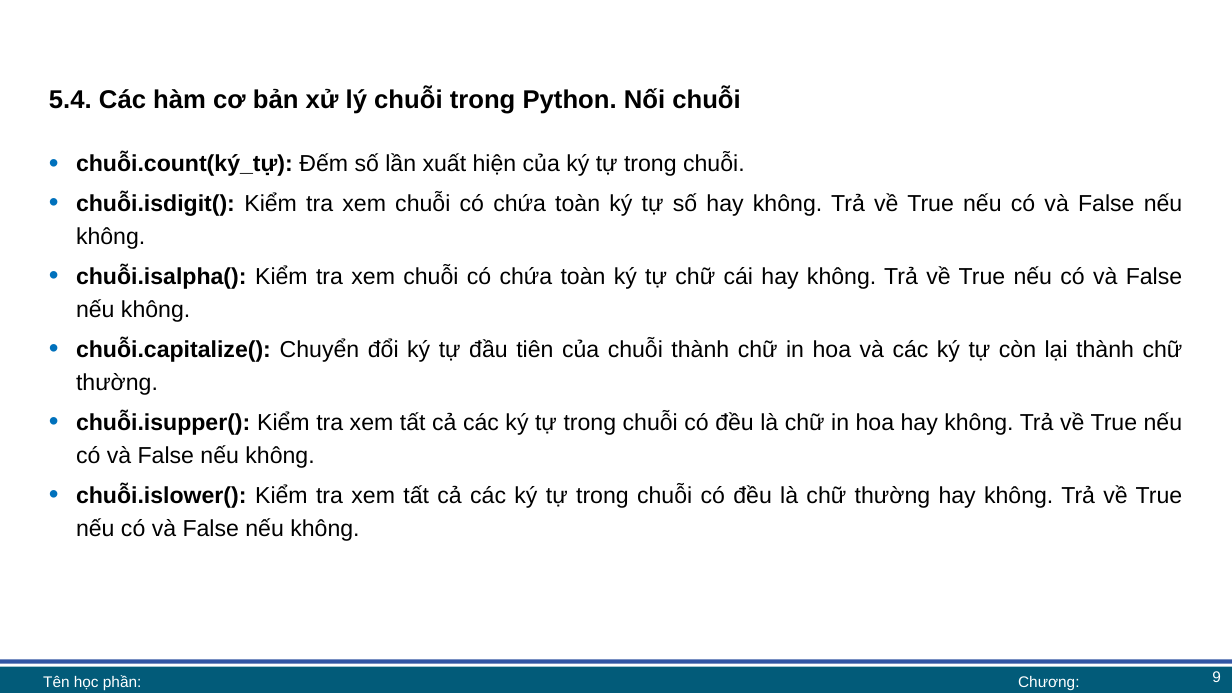
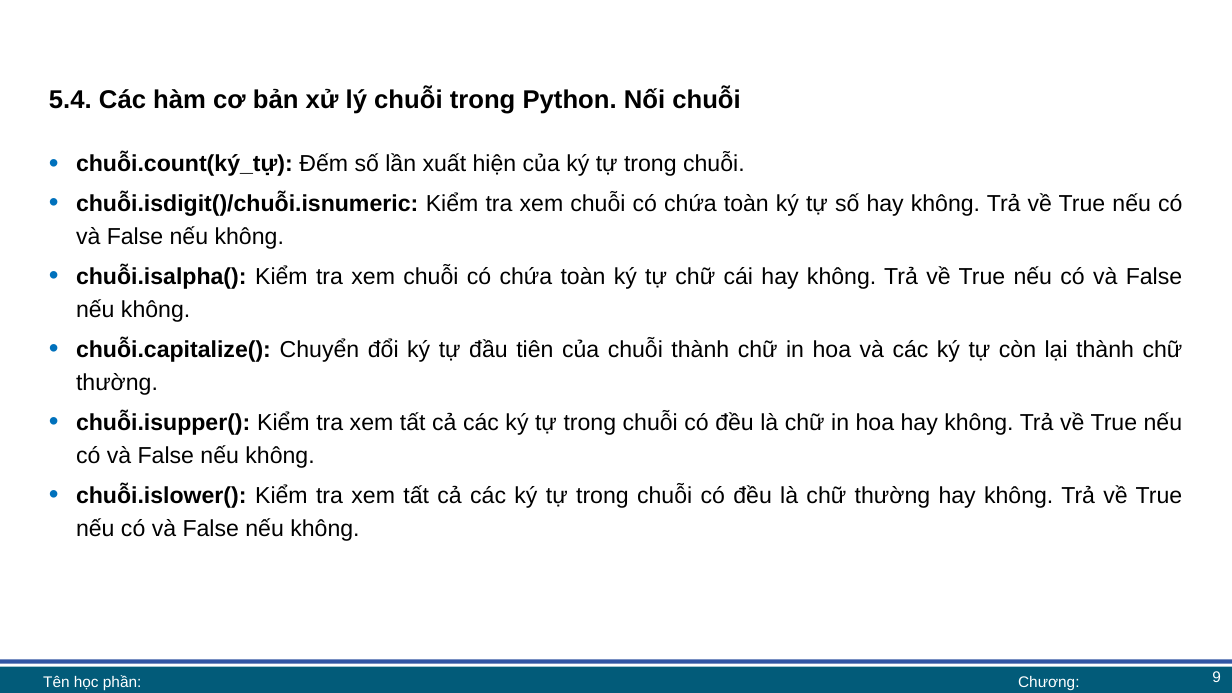
Before and after one commit to lhaaaaa/17A2-Ca-sang, a slide deck: slide 9 of Lab 5/Lab 5 bài giảng.pptx. Drawn at 1232x693 pixels with LibreOffice and Linux fonts; fonts in the diff are those of the drawing; background and template pictures are left out. Boxes give left, top, right and bottom in pixels: in the first picture for what was removed or moved away, otherwise in the second. Text is boxed around its words. In the diff, an @@ line names an element or a change of style, - is before the commit and + after.

```diff
--- a/Lab 5/Lab 5 bài giảng.pptx
+++ b/Lab 5/Lab 5 bài giảng.pptx
@@ text at box(76, 193, 1182, 249): text changed @@
-• chuỗi.isdigit(): Kiểm tra xem chuỗi có chứa toàn ký tự số hay không. Trả về True nếu có và False nếu không.
+• chuỗi.isdigit()/chuỗi.isnumeric: Kiểm tra xem chuỗi có chứa toàn ký tự số hay không. Trả về True nếu có và False nếu không.
```
Also in this commit, not shown: 7 other slides changed, 2 other files.
